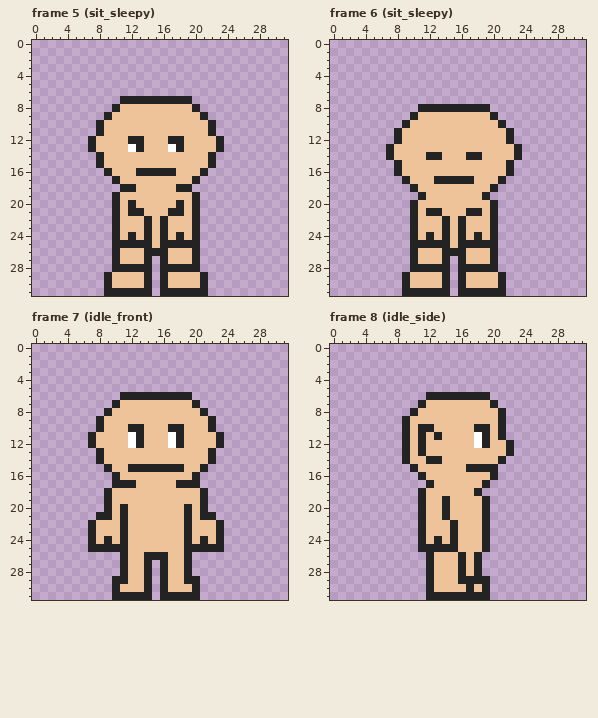
Pixel-art file: player/walk_animation.aseprite. Above: the version before the commit.
32x32 pixels, 28 frames. Shown: frame 5 (sit_sleepy), frame 6 (sit_sleepy), frame 7 (idle_front), frame 8 (idle_side). The commit also changed other frames, which this record leaves out.
The result:
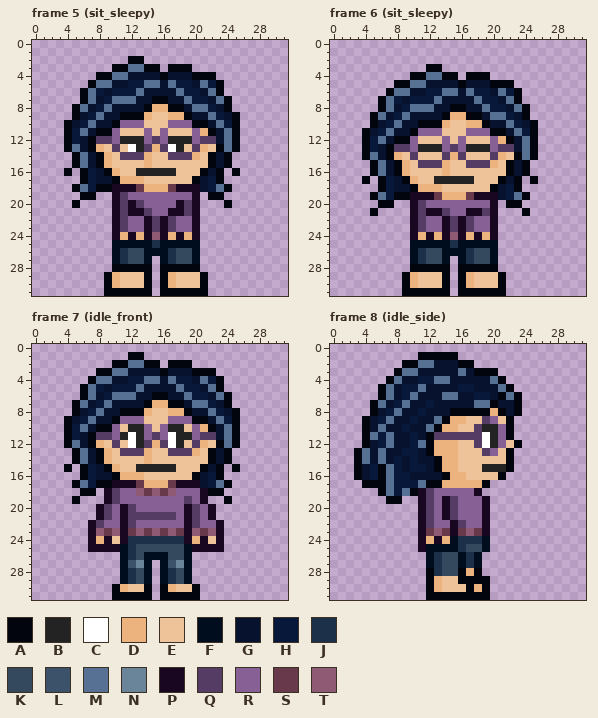
Palette (. is transparent): A #02050d  B #232323  C #ffffff  D #edb37e  E #eec39a  F #000d1e  G #07122e  H #08183a  J #1d3049  K #34495e  L #3c526a  M #567194  N #6a859a  P #190722  Q #553c64  R #876095  S #67394a  T #8f5b74
Difference:
--- frame 5 (sit_sleepy)
@@ x 0..31 @@
  1 ................................
- 2 ................................
- 3 ................................
- 4 ................................
- 5 ................................
- 6 ................................
- 7 ...........BBBBBBBBB............
- 8 ..........BEEEEEEEEEB...........
- 9 .........BEEEEEEEEEEEB..........
-10 ........BEEEEEEEEEEEEEB.........
-11 ........BEEEEEEEEEEEEEB.........
-12 .......BEEEEBBEEEBBEEEEB........
-13 .......BEEEECBEEECBEEEEB........
-14 ........BEEEEEEEEEEEEEB.........
-15 ........BEEEEEEEEEEEEEB.........
-16 .........BEEEBBBBBEEEB..........
-17 ..........BEEEEEEEEEB...........
-18 ...........BBEEEEEBB............
-19 ..........BEEEEEEEEEB...........
-20 ..........BEBEEEEEBEB...........
-21 ..........BEBBEEEBBEB...........
-22 ..........BEEEBEBEEEB...........
-23 ..........BEEEBEBEEEB...........
-24 ..........BEBEBEBEBEB...........
-25 ..........BBBBBEBBBBB...........
-26 ..........BEEEBBBEEEB...........
-27 ..........BEEEB.BEEEB...........
-28 ..........BBBBB.BBBBB...........
-29 .........BEEEEB.BEEEEB..........
-30 .........BEEEEB.BEEEEB..........
-31 .........BBBBBB.BBBBBB..........
+ 2 ............AA..................
+ 3 ..........AAMMAA.AAA............
+ 4 ........AAMMGGGGAGGGAAA.........
+ 5 .......AMMGGHHMMGMHHGMHA........
+ 6 ......AMHGHHHMGGGGMHHGMA........
+ 7 ......AMGHMMMGGAAGGMHHGMA.......
+ 8 .....AMGHMGGGGADDAAGMMHGA.......
+ 9 .....AGHMGGAAADEEDDAGGMHGA......
+10 ....AGHMGGARRREEERRRAAGMHA......
+11 ....AHMGAAREEEREREEERDAGMA......
+12 ....AHGAQQRBBBRQRBBBRQQGMA......
+13 ....AMGADEQECBQDQCBEQDEAMA......
+14 .....AMGADEQQQDEEQQQDEAGA.......
+15 .....AMGADEEEEDEEEEEEEAGA.......
+16 ....A.AHGADEEBBBBBEEEAGA.A......
+17 ......AHGGADDDEEEEEEAGHA........
+18 .....AMHAAPPPSDDDSPPPGHMA.......
+19 ......AA..PQRRRRRRRRP.AA........
+20 .....A....PQPQRRRRPQP...A.......
+21 ..........PQPPQRRPPQP...........
+22 ..........PQRRPQPQRRP...........
+23 ..........PQRRPQPQRRP...........
+24 ..........PDPDPTPDPDP...........
+25 ..........FFFFFJFFFFF...........
+26 ..........FJKKFFFJKKF...........
+27 ..........FJKKF.FJKKF...........
+28 ..........AAAAA.AAAAA...........
+29 .........ADEEEA.ADEEEA..........
+30 .........ADEEEA.ADEEEA..........
+31 .........AAAAAA.AAAAAA..........
--- frame 6 (sit_sleepy)
@@ x 0..31 @@
  2 ................................
- 3 ................................
- 4 ................................
- 5 ................................
- 6 ................................
- 7 ................................
- 8 ...........BBBBBBBBB............
- 9 ..........BEEEEEEEEEB...........
-10 .........BEEEEEEEEEEEB..........
-11 ........BEEEEEEEEEEEEEB.........
-12 ........BEEEEEEEEEEEEEB.........
-13 .......BEEEEEEEEEEEEEEEB........
-14 .......BEEEEBBEEEBBEEEEB........
-15 ........BEEEEEEEEEEEEEB.........
-16 ........BEEEEEEEEEEEEEB.........
-17 .........BEEEBBBBBEEEB..........
-18 ..........BEEEEEEEEEB...........
-19 ...........BEEEEEEEB............
-20 ..........BEEEEEEEEEB...........
-21 ..........BEBBEEEBBEB...........
-22 ..........BEEEBEBEEEB...........
-23 ..........BEEEBEBEEEB...........
-24 ..........BEBEBEBEBEB...........
-25 ..........BBBBBEBBBBB...........
-26 ..........BEEEBBBEEEB...........
-27 ..........BEEEB.BEEEB...........
-28 ..........BBBBB.BBBBB...........
-29 .........BEEEEB.BEEEEB..........
-30 .........BEEEEB.BEEEEB..........
-31 .........BBBBBB.BBBBBB..........
+ 3 ............AA..................
+ 4 ..........AAMMAA.AAA............
+ 5 ........AAMMGGGGAGGGAAA.........
+ 6 .......AMMGGHHMMGMHHGMHA........
+ 7 ......AMHGHHHMGGGGMHHGMA........
+ 8 ......AMGHMMMGGAAGGMHHGMA.......
+ 9 .....AMGHMGGGGADDAAGMMHGA.......
+10 .....AGHMGGAAADEEDDAGGMHGA......
+11 ....AGHMGGARRREEERRRAAGMHA......
+12 ....AHMGAAREEEREREEERDAGMA......
+13 ....AHGAQQRBBBRQRBBBRQQGMA......
+14 ....AMGADEQEEEQDQEEEQDEAMA......
+15 .....AMGADEQQQDEEQQQDEAGA.......
+16 .....AMGADEEEEDEEEEEEEAGA.......
+17 ....A.AHGADEEBBBBBEEEAGA.A......
+18 ......AHGGADDDEEEEEEAGHA........
+19 .....AMHAAPPPSDDDSPPPGHMA.......
+20 ......AA..PQRRRRRRRRP.AA........
+21 .....A....PQPPQRRPPQP...A.......
+22 ..........PQRRPQPQRRP...........
+23 ..........PQRRPQPQRRP...........
+24 ..........PDPDPTPDPDP...........
+25 ..........FFFFFJFFFFF...........
+26 ..........FJKKFFFJKKF...........
+27 ..........FJKKF.FJKKF...........
+28 ..........AAAAA.AAAAA...........
+29 .........ADEEEA.ADEEEA..........
+30 .........ADEEEA.ADEEEA..........
+31 .........AAAAAA.AAAAAA..........
--- frame 7 (idle_front)
@@ x 0..31 @@
  0 ................................
- 1 ................................
- 2 ................................
- 3 ................................
- 4 ................................
- 5 ................................
- 6 ...........BBBBBBBBB............
- 7 ..........BEEEEEEEEEB...........
- 8 .........BEEEEEEEEEEEB..........
- 9 ........BEEEEEEEEEEEEEB.........
-10 ........BEEEBBEEEBBEEEB.........
-11 .......BEEEECBEEECBEEEEB........
-12 .......BEEEECBEEECBEEEEB........
-13 ........BEEEEEEEEEEEEEB.........
-14 ........BEEEEEEEEEEEEEB.........
-15 .........BEEBBBBBBBEEB..........
-16 ..........BEEEEEEEEEB...........
-17 ..........BBBEEEEEBBB...........
-18 .........BEEEEEEEEEEEB..........
-19 .........BEEEEEEEEEEEB..........
-20 .........BEBEEEEEEEBEB..........
-21 ........BBEBEEEEEEEBEBB.........
-22 .......BEEEBEEEEEEEBEEEB........
-23 .......BEEEBEEEEEEEBEEEB........
-24 .......BEBEBEEEEEEEBEBEB........
-25 .......BBBBBEEEEEEEBBBBB........
-26 ...........BEEBBBEEB............
-27 ...........BEEB.BEEB............
-28 ...........BEEB.BEEB............
-29 ..........BBEEB.BEEBB...........
-30 ..........BEEEB.BEEEB...........
-31 ..........BBBBB.BBBBB...........
+ 1 ............AA..................
+ 2 ..........AAMMAA.AAA............
+ 3 ........AAMMGGGGAGGGAAA.........
+ 4 .......AMMGGHHMMGMHHGMHA........
+ 5 ......AMHGHHHMGGGGMHHGMA........
+ 6 ......AMGHMMMGGAAGGMHHGMA.......
+ 7 .....AMGHMGGGGADDAAGMMHGA.......
+ 8 .....AGHMGGAAADEEDDAGGMHGA......
+ 9 ....AGHMGGARRREEERRRAAGMHA......
+10 ....AHMGAAREBBRERBBERDAGMA......
+11 ....AHGAQQRBCBRQRCBBRQQGMA......
+12 ....AMGADEQECBQDQCBEQDEAMA......
+13 .....AMGADEQQQDEEQQQDEAGA.......
+14 .....AMGADEEEEDEEEEEEEAGA.......
+15 ....A.AHGADEEBBBBBEEEAGA.A......
+16 ......AHGGADDDEEEEEEAGHA........
+17 .....AMHAAPPPSDDDSPPPGHMA.......
+18 ......AA.PQRRTSTSTRRRPAA........
+19 .....A...PQRRRRRRRRQRP..A.......
+20 ........PQRPQRRRRRRPQRP.........
+21 ........PQRPQQQQQQRPQRP.........
+22 .......PQRRPQRRRRRRPQRRP........
+23 .......PTSTPSTSTSTSPTSTP........
+24 .......PDPEPJJJJJJJPDPEP........
+25 .......PPPPFJKKKKKKFPPPP........
+26 ...........FJKFFFKKF............
+27 ...........FLNF.FLNF............
+28 ...........FJKF.FJKF............
+29 ...........FJKF.FJKF............
+30 ..........ADEEA.ADEEA...........
+31 ..........AAAAA.AAAAA...........
--- frame 8 (idle_side)
@@ x 0..31 @@
  0 ................................
- 1 ................................
- 2 ................................
- 3 ................................
- 4 ................................
- 5 ................................
- 6 ............BBBBBBBB............
- 7 ...........BEEEEEEEEB...........
- 8 ..........BEEEEEEEEEEB..........
- 9 .........BEEEEEEEEEEEB..........
-10 .........BEBBEEEEEBBEB..........
-11 .........BEBEBEEEECBEB..........
-12 .........BEBEEEEEECBEEB.........
-13 .........BEBEEEEEEEEEEB.........
-14 .........BEEBBEEEEEEEB..........
-15 ..........BEEEEEEBBBB...........
-16 ...........BEEEEEEEEB...........
-17 ............BEEEEEEB............
-18 ...........BEEEEEEB.............
-19 ...........BEEBEEEEB............
-20 ...........BEEBEEEEB............
-21 ...........BEEBEEEEB............
-22 ...........BEEEBEEEB............
-23 ...........BEEEBEEEB............
-24 ...........BEBEBEEEB............
-25 ...........BBBBBEEEB............
-26 ............BEEEBEB.............
-27 ............BEEEBEB.............
-28 ............BEEEBEB.............
-29 ............BEEEBBBB............
-30 ............BEEEEBEB............
-31 ............BBBBBBBB............
+ 1 ...........AAAAA................
+ 2 .........AAMMGGGAA..............
+ 3 ........AMMGGGGGMGAAA...........
+ 4 .......AMGGHHMMGGGGGMA..........
+ 5 ......AMGHHMGGGGHHGGGMA.........
+ 6 ......AMGHMGGGMMGGHHGAMA........
+ 7 .....AMGHMGGHGGGGGMMAGGA........
+ 8 .....AGHMGGHGGGAAAAADAGA........
+ 9 ....AGHMGGHGGMADDEEQREA.........
+10 ....AGMGGHGGMADDEEQBBRA.........
+11 ....AMHMGGHGAQQQQQQCBRA.........
+12 ....AGHMGGHMADDDEEQCBREA........
+13 ...AMGMGGHHGADDDEEEQREA.........
+14 ...AMGMGHGHGGADDEEEEEEA.........
+15 ...AGHAMHGHHGADDEEEBBBA.........
+16 ...AGHAMHHGGGGADDEEEEA..........
+17 ....AAAMHHHMAADDDDDA............
+18 ......AMHMAPQRRRRRP.............
+19 .......AA..PQRPQRRRP............
+20 ...........PQRPQRRRP............
+21 ...........PQRPQRRRP............
+22 ...........PQRRPQRRP............
+23 ...........PSTSPSTSP............
+24 ...........PDPDFJJJF............
+25 ...........PFFFFJKKF............
+26 ............FJKKFJF.............
+27 ............FJKKFJF.............
+28 ............AJKKADA.............
+29 ............ADEEAAAA............
+30 ............ADEEEADA............
+31 ............AAAAAAAA............
Pixel boxes of the changes (left, top, right, bottom) in both pictures:
changed: (64, 56, 240, 296)
changed: (362, 64, 538, 296)
changed: (64, 352, 240, 600)
changed: (354, 352, 522, 600)
